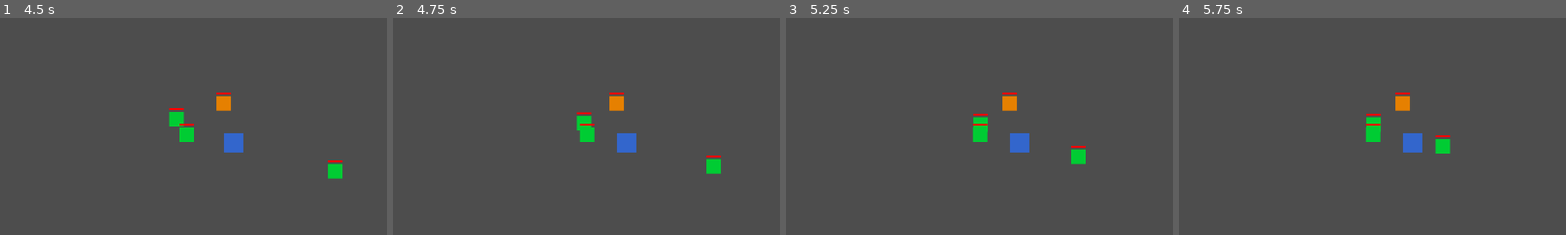
Above: before the commit, frames 1-4 (left to right).
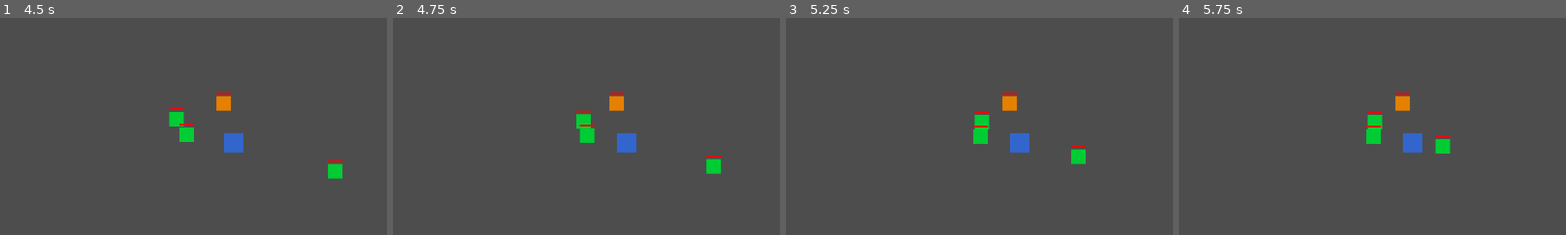
Above: after the commit, the same moments.

Repository: zhistokoepvpp-ctrl/hero-chaos
Game: Godot game, scene res://Scenes/Arena.tscn
Two runs of this game, one before a commit and one after it. Both use one fixed random seed, a clock stepped at 60 frames per second and the inputs below. This scene is started directly instead of the project's main scene.
Inputs (mouse positions are % of the whole screen's width and height, from its top left):
- Up to frame 1 (4.5 s): move the mouse to (72, 45) at 0.52 s; tap Q (ability_q) at 0.6, 2.1, 3.6 s; click (72, 45) at 0.67 s; drag from (30, 55) to (45, 70) at 1.27 s; move the mouse to (60, 28) at 2.02 s; click (60, 28) at 2.17 s; drag from (45, 70) to (20, 35) at 2.77 s; move the mouse to (80, 65) at 3.52 s; click (80, 65) at 3.67 s; drag from (20, 35) to (35, 25) at 4.27 s
- Up to frame 2 (4.75 s): no input
- Up to frame 3 (5.25 s): move the mouse to (55, 50) at 5.02 s; tap Q (ability_q) at 5.1 s; click (55, 50) at 5.17 s
- Up to frame 4 (5.75 s): no input
The pictures show only the part of the screen within x 17-67%, y 16-66%; the shares and areas given below are measured in that part.

Frame 1 is identical in both runs. In frame 2, 0.2% of the frame differs, in the area x 47-53%, y 42-58%; in frame 3, 0.3%, in the area x 48-53%, y 42-59%; in frame 4, 0.3%.

Commit message:
feat: monsters push apart from each other

Diff:
--- a/game/Scripts/Enemies/MonsterBase.gd
+++ b/game/Scripts/Enemies/MonsterBase.gd
@@ -59,9 +59,25 @@
 	if dist > attack_range:
 		var dir = (_target.position - position).normalized()
 		position += dir * speed * delta
-	elif _atk_timer <= 0:
+
+	_separate(delta)
+
+	if dist <= attack_range and _atk_timer <= 0:
 		_atk_timer = attack_cooldown
 		_attack_target()
+
+func _separate(delta):
+	var min_dist = 24.0
+	var parent = get_parent()
+	if not parent:
+		return
+	for child in parent.get_children():
+		if child == self or not (child is MonsterBase) or not child._alive:
+			continue
+		var diff = position - child.position
+		var d = diff.length()
+		if d < min_dist and d > 0.001:
+			position += diff.normalized() * (min_dist - d) * 0.5
 
 func _attack_target():
 	if not _target or not _alive:
